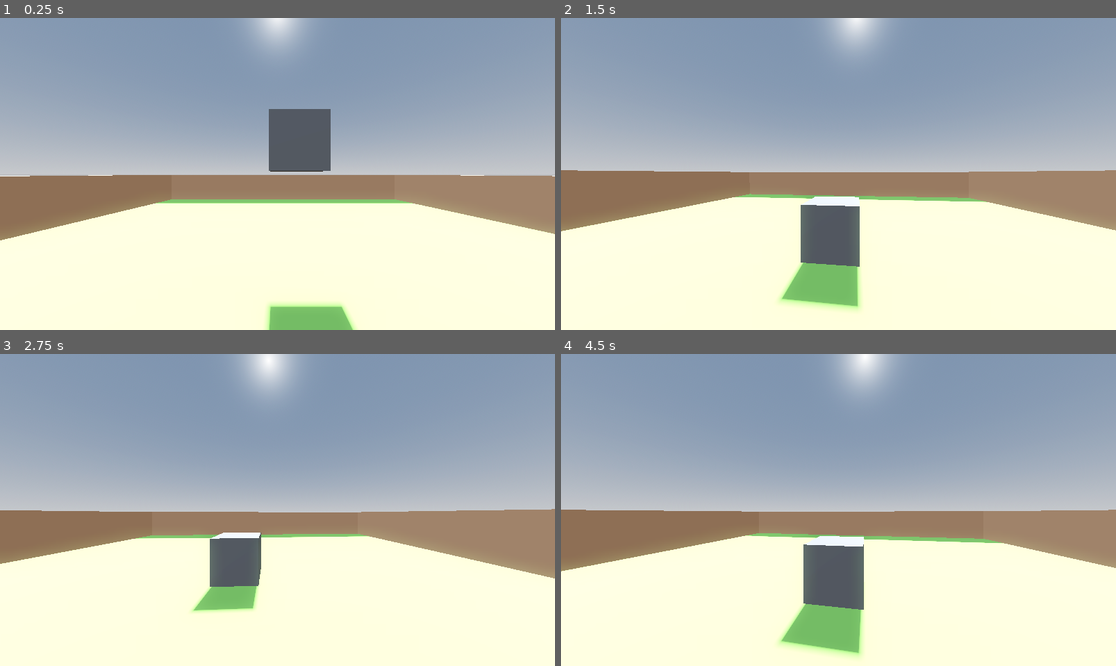
Above: before the commit, frames 1-4 (two rows, left to right).
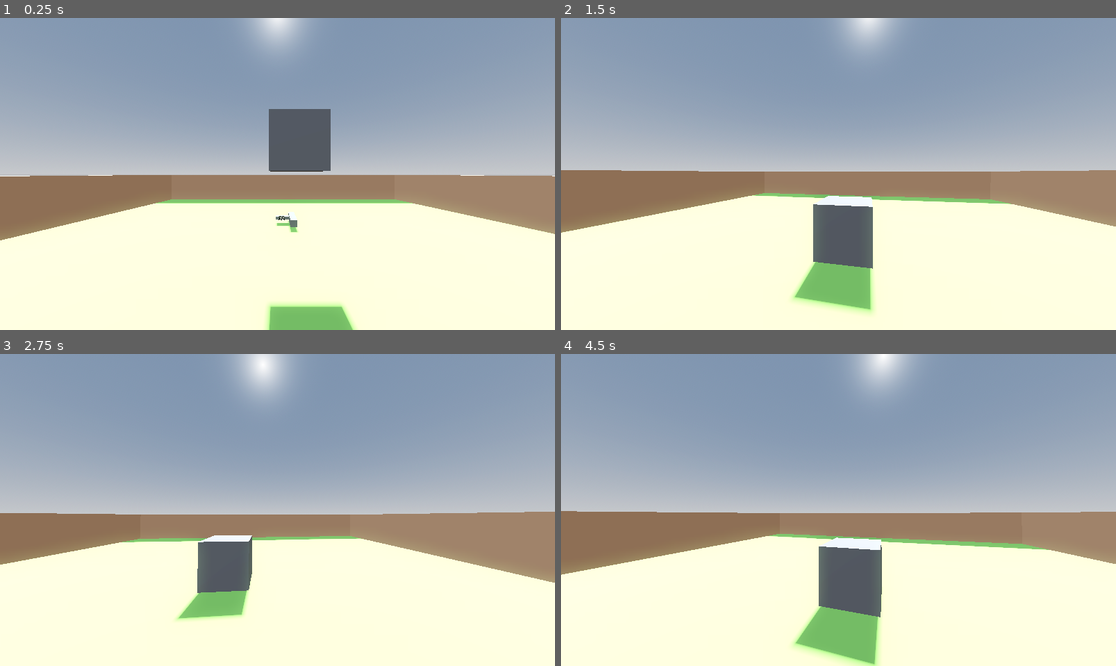
Above: after the commit, the same moments.

Repository: zsmitty2020/SmallGameProject
Game: Godot game, scene res://experimental/chris/main2.tscn
Same seed, same stepped clock (60 frames per second), same inputs: the game is played once before the commit and once after it.
Inputs (mouse positions are in pixels of both pictures, inside the frame that each line leads up to):
- Up to frame 1 (0.25 s): no input
- Up to frame 2 (1.5 s): tap Enter at 0.5 s; move the mouse to (866, 174) at 0.52 s; tap A (a) at 0.6 s; click (866, 174) at 0.67 s; tap D (d) at 0.8, 1.35 s; move the mouse to (810, 174) at 1.27 s; click (810, 174) at 1.42 s
- Up to frame 3 (2.75 s): tap S (s) at 1.55, 2.1 s; move the mouse to (288, 503) at 2.02 s; click (288, 503) at 2.17 s; tap W (w) at 2.3 s
- Up to frame 4 (4.5 s): move the mouse to (832, 516) at 2.77 s; tap W (w) at 2.85 s; click (832, 516) at 2.92 s; tap A (a) at 3.05, 3.6 s; move the mouse to (877, 513) at 3.52 s; click (877, 513) at 3.67 s; tap D (d) at 3.8, 4.35 s; move the mouse to (794, 506) at 4.27 s; click (794, 506) at 4.42 s

The runs differ from the first frame. In frame 1, 0.2% of the frame differs, in the area x 49-54%, y 62-69%; in frame 2, 3.0%; in frame 3, 3.5%; in frame 4, 5.5%, in the area x 0-100%, y 0-100%.

Commit message:
a freaking gun that freaking shoots (nothing because I did not make a bullet yet)

Diff:
--- /dev/null
+++ b/spaceraider/experimental/chris/hitscan_bullet.gd
@@ -0,0 +1,11 @@
+extends RayCast3D
+
+
+# Called when the node enters the scene tree for the first time.
+func _ready() -> void:
+	pass # Replace with function body.
+
+
+# Called every frame. 'delta' is the elapsed time since the previous frame.
+func _process(delta: float) -> void:
+	pass
--- /dev/null
+++ b/spaceraider/experimental/chris/hitscan_bullet.tscn
@@ -0,0 +1,6 @@
+[gd_scene load_steps=2 format=3 uid="uid://c7cxjku1xtyhp"]
+
+[ext_resource type="Script" path="res://experimental/chris/hitscan_bullet.gd" id="1_d16xa"]
+
+[node name="HitscanBullet" type="RayCast3D"]
+script = ExtResource("1_d16xa")
--- a/spaceraider/experimental/chris/hitscan_gun.tscn
+++ b/spaceraider/experimental/chris/hitscan_gun.tscn
@@ -1,4 +1,6 @@
-[gd_scene load_steps=4 format=3 uid="uid://cf7lh4j754nva"]
+[gd_scene load_steps=5 format=3 uid="uid://cf7lh4j754nva"]
+
+[ext_resource type="Script" path="res://experimental/chris/weapon.gd" id="1_6g2vw"]
 
 [sub_resource type="BoxMesh" id="BoxMesh_a1uk7"]
 size = Vector3(0.2, 0.2, 1)
@@ -10,19 +12,26 @@
 size = Vector3(0.2, 0.2, 1)
 
 [node name="HitscanGun" type="RigidBody3D"]
+script = ExtResource("1_6g2vw")
 
 [node name="MeshInstance3D" type="MeshInstance3D" parent="."]
+transform = Transform3D(-1, 0, -8.74228e-08, 0, 1, 0, 8.74228e-08, 0, -1, 0.121397, 0, -0.0859279)
 mesh = SubResource("BoxMesh_a1uk7")
 
 [node name="MeshInstance3D2" type="MeshInstance3D" parent="."]
-transform = Transform3D(2.98023e-08, 0, -1, 0, 1, 0, 1, 0, 2.98023e-08, 0.287365, 0, 0.171631)
+transform = Transform3D(-1.17225e-07, 0, 1, 0, 1, 0, -1, 0, -1.17225e-07, -0.165968, 0, -0.257559)
 mesh = SubResource("BoxMesh_uin4t")
 
 [node name="CollisionShape3D" type="CollisionShape3D" parent="."]
+transform = Transform3D(-1, 0, -8.74228e-08, 0, 1, 0, 8.74228e-08, 0, -1, 0.121397, 0, -0.0859279)
 shape = SubResource("BoxShape3D_dgsqx")
 
-[node name="hand_pos" type="Node3D" parent="."]
-transform = Transform3D(1, 0, 0, 0, 1, 0, 0, 0, 1, 0, 0, -0.341385)
+[node name="grab_spot" type="Node3D" parent="."]
+transform = Transform3D(-1, 0, -8.74228e-08, 0, 1, 0, 8.74228e-08, 0, -1, 0.121397, 0, 0.164128)
 
 [node name="barrel" type="Node3D" parent="."]
-transform = Transform3D(1, 0, 0, 0, 1, 0, 0, 0, 1, 0.0161273, 0.018136, 0.468766)
+transform = Transform3D(-1, 0, -8.74228e-08, 0, 1, 0, 8.74228e-08, 0, -1, 0.10527, 0.018136, -0.554694)
+
+[node name="ammo" type="Label3D" parent="."]
+transform = Transform3D(1, 0, 0, 0, 1, 0, 0, 0, 1, -0.219586, 0, -0.173297)
+text = "32"
--- /dev/null
+++ b/spaceraider/experimental/chris/holdable.gd
@@ -0,0 +1,42 @@
+extends RigidBody3D
+
+class_name Holdable
+
+
+var attachment_joint : Node3D = null
+var offset = 0
+var offset_reduction_rate = 3
+
+@onready var grab_spot = $grab_spot
+
+var info_text = "a freaking holdable object"
+
+func i_am_being_looked_at():
+	return info_text
+
+func hold(attach_to):
+	attachment_joint = attach_to
+	freeze = true
+	collision_layer = 0
+
+func drop():
+	attachment_joint = null
+	freeze = false
+	collision_layer = 1
+
+func use():
+	pass
+
+func dont_use():
+	pass
+
+func _process(delta):
+	if attachment_joint:
+		#global_basis = attachment_joint.global_basis
+		global_basis = global_basis.slerp(attachment_joint.global_basis, delta * 8)
+		global_position = attachment_joint.global_position + (global_position - (grab_spot.global_position - offset * global_basis.z))
+	offset = offset + (0 - offset) * delta * 5
+	personal_process(delta)
+
+func personal_process(delta):
+	pass
--- a/spaceraider/experimental/chris/main2.tscn
+++ b/spaceraider/experimental/chris/main2.tscn
@@ -1,6 +1,7 @@
-[gd_scene load_steps=12 format=3 uid="uid://bul3rykgia372"]
+[gd_scene load_steps=13 format=3 uid="uid://bul3rykgia372"]
 
 [ext_resource type="PackedScene" uid="uid://dlj45f7qa8xsq" path="res://experimental/chris/player2.tscn" id="1_2q7qu"]
+[ext_resource type="PackedScene" uid="uid://cf7lh4j754nva" path="res://experimental/chris/hitscan_gun.tscn" id="2_2bt4e"]
 
 [sub_resource type="ProceduralSkyMaterial" id="ProceduralSkyMaterial_sh8fu"]
 sky_horizon_color = Color(0.64625, 0.65575, 0.67075, 1)
@@ -78,3 +79,6 @@
 [node name="MeshInstance3D5" type="MeshInstance3D" parent="."]
 transform = Transform3D(-6.68652e-07, 0, 1, 0, 4.00123, 0, -15.297, 0, -4.37114e-08, 7.83779, 0.104414, -0.247828)
 mesh = SubResource("BoxMesh_fkcnc")
+
+[node name="HitscanGun" parent="." instance=ExtResource("2_2bt4e")]
+transform = Transform3D(1, 0, 0, 0, 1, 0, 0, 0, 1, 0, 1, -2)
--- a/spaceraider/experimental/chris/player2.gd
+++ b/spaceraider/experimental/chris/player2.gd
@@ -23,7 +23,9 @@
 @onready var camera = $head/Camera3D
 @onready var eye_ray = $head/Camera3D/look_ray
 
-signal im_looking_at(object)
+var i_am_looking_at : Holdable = null
+var i_am_holding = null
+#signal im_looking_at(object)
 
 func _ready() -> void:
 	Input.set_mouse_mode(Input.MOUSE_MODE_CAPTURED)
@@ -33,6 +35,29 @@
 		head.rotate_y(-event.relative.x * SENSITIVITY)
 		camera.rotate_x(-event.relative.y * SENSITIVITY)
 		camera.rotation.x = clamp(camera.rotation.x, deg_to_rad(-60), deg_to_rad(80))
+
+	if event is InputEventMouseButton:
+		if event.button_index == 1:
+			if event.pressed:
+				if i_am_holding:
+					#print("start shooting")
+					i_am_holding.use()
+			else:
+				if i_am_holding:
+					i_am_holding.dont_use()
+
+
+	if event is InputEventKey and event.pressed:
+		if OS.get_keycode_string(event.keycode) == 'E':
+
+			if i_am_holding:
+				i_am_holding.drop()
+				i_am_holding = null
+
+			if i_am_looking_at:
+				i_am_holding = i_am_looking_at
+				i_am_looking_at.hold($head/right_hand)
+
 
 	if Input.is_action_just_pressed("esc"):
 		quit_game()
@@ -96,15 +121,25 @@
 	return pos
 
 func check_look_ray():
+
+	$head/right_hand.look_at(camera.global_position - camera.global_basis.z * 10)
 	##Fail states to avoid calculating more than necessary
 	if not eye_ray.is_colliding():
+		$info_label.text = ""
+		i_am_looking_at = null
+		#$head/right_hand.rotation = Vector3(0,0,0)
 		return
+	#$head/right_hand.look_at(eye_ray.get_collision_point())
+
 	if not eye_ray.get_collider().has_method("i_am_being_looked_at"):
+		$info_label.text = ""
+		i_am_looking_at = null
 		return
 
-	eye_ray.get_collider().i_am_being_looked_at(self)
-
-
+	i_am_looking_at = eye_ray.get_collider()
+	$info_label.global_position = i_am_looking_at.global_position
+	$info_label.global_position.y += .75
+	$info_label.text = i_am_looking_at.i_am_being_looked_at()
 
 func move_physics_objects_out_of_my_way(delta):
 	var collision = move_and_collide(velocity * delta, true)
@@ -113,12 +148,11 @@
 		#print(object_collided_with)
 		if object_collided_with is RigidBody3D:
 			var pos =  collision.get_position()#object_collided_with.global_position - collision.get_position()
-			pos.y = 0
-			pos = object_collided_with.global_position - pos
+			pos.y = object_collided_with.global_position.y
+			pos = pos - object_collided_with.global_position
 			var dir = global_position.direction_to(collision.get_position())
 			dir.y = 0
 			object_collided_with.apply_impulse(dir, pos)
 
-
 func quit_game():
 	get_tree().quit()
--- a/spaceraider/experimental/chris/player2.tscn
+++ b/spaceraider/experimental/chris/player2.tscn
@@ -31,5 +31,7 @@
 [node name="look_ray" type="RayCast3D" parent="head/Camera3D"]
 target_position = Vector3(0, 0, -5)
 
-[node name="right_hand" type="Node3D" parent="."]
-transform = Transform3D(1, 0, 0, 0, 1, 0, 0, 0, 1, 0.464136, 0.20509, -0.224276)
+[node name="right_hand" type="Node3D" parent="head"]
+transform = Transform3D(1, 0, 0, 0, 1, 0, 0, 0, 1, 0.464136, -0.324466, -0.224276)
+
+[node name="info_label" type="Label3D" parent="."]
--- a/spaceraider/experimental/chris/weapon.gd
+++ b/spaceraider/experimental/chris/weapon.gd
@@ -1,18 +1,37 @@
-extends RigidBody3D
+extends Holdable
 
 class_name Weapon
 
-var attachment_joint = null
-var source_pos = Vector3(0,0,0)
-var offset = Vector3(0,0,0)
-var offset_reduction_rate = 3
+@export var projectile : PackedScene = null
 
-func i_am_being_looked_at(player_that_is_looking_at_me : PlayerBody):
-	pass
+var max_ammo = 32
+var cur_ammo = max_ammo
 
-func hold(attach_to):
-	attachment_joint = attach_to
-	#collision_layer = 0
+var firing = false
+var fire_rate : float = 9.0 #in shots per second
+var cur_fire_cooldown : float =  0
+
+func use():
+	firing = true
+
+func dont_use():
+	firing = false
 
 func shoot():
-	pass
+	#print(firing)
+	offset = .2
+	cur_fire_cooldown = 1 / fire_rate
+	cur_ammo -= 1
+	$ammo.text = str(cur_ammo)
+	#print("bang")
+
+func personal_process(delta):
+	if cur_fire_cooldown == 0:
+		if firing:
+			#print("do")
+			shoot()
+
+	if cur_fire_cooldown > 0:
+		cur_fire_cooldown -= delta
+		if cur_fire_cooldown < 0:
+			cur_fire_cooldown = 0
--- a/spaceraider/project.godot
+++ b/spaceraider/project.godot
@@ -14,6 +14,11 @@
 run/main_scene="res://experimental/chris/main2.tscn"
 config/features=PackedStringArray("4.3", "Forward Plus")
 config/icon="res://art/icon.svg"
+
+[display]
+
+window/size/viewport_width=1920
+window/size/viewport_height=1080
 
 [input]
 
